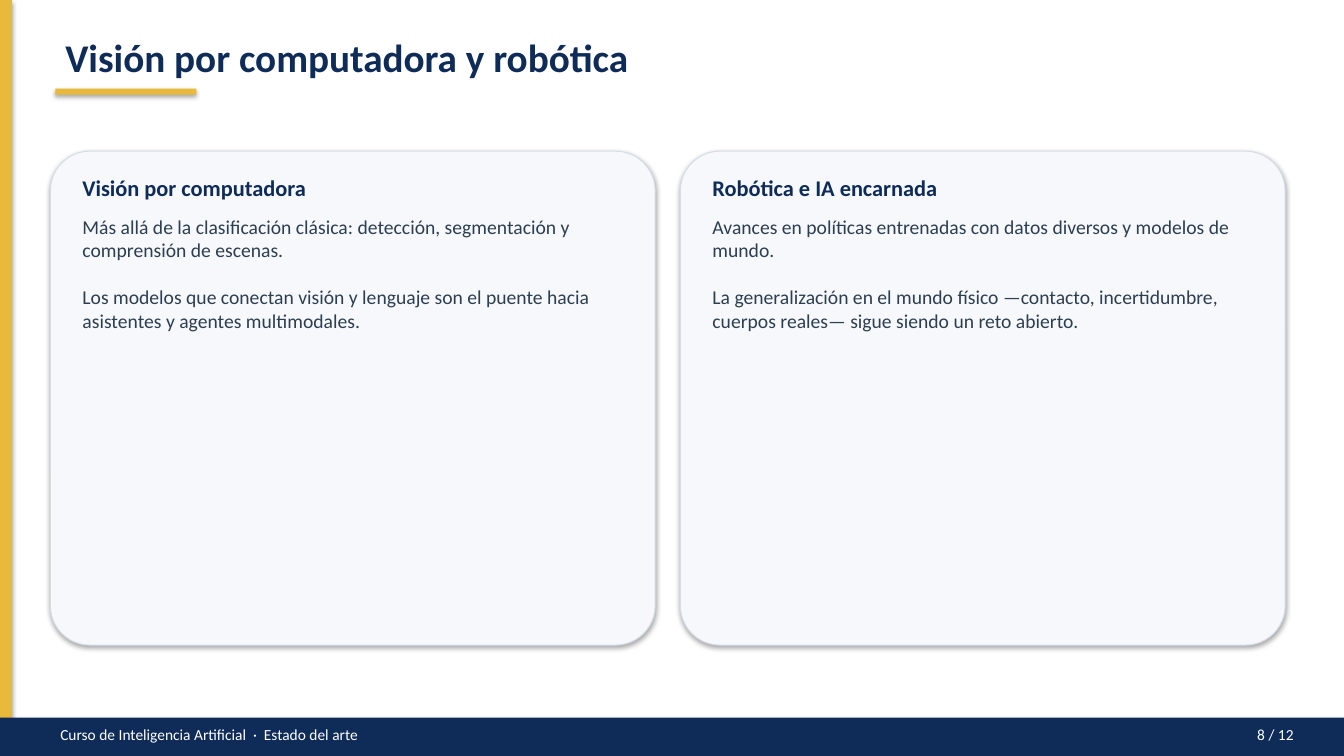
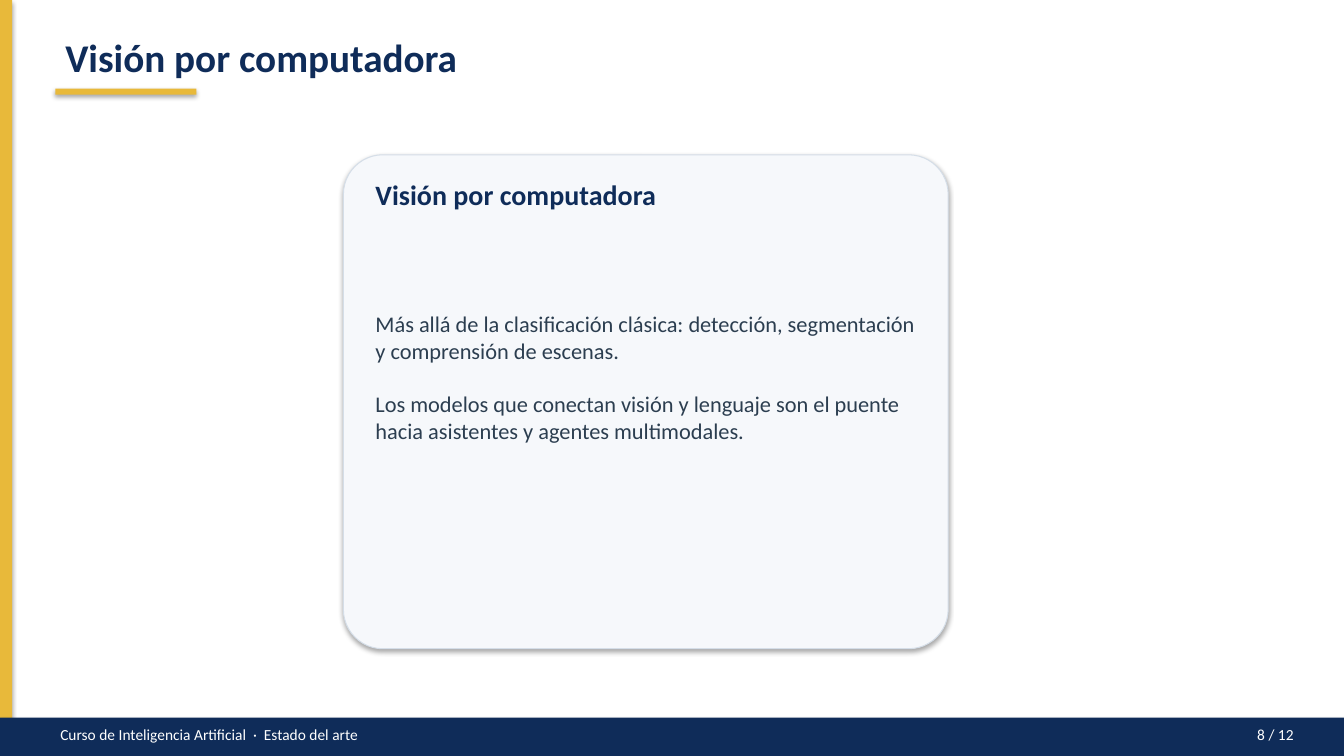
Before and after one commit to S-Shino-S/Inteligencia_Artificial-VictorUc, a slide deck: slide 7 of Conceptos Básicos de IA/PPTXs/estado-del-arte.pptx. Drawn at 1344x756 pixels with LibreOffice and Linux fonts; fonts in the diff are those of the drawing. Boxes give left, top, right and bottom in pixels: in the first picture for what was removed or moved away, otherwise in the second. Text is boxed around its words. In the diff, an @@ line names an element or a change of style, - is before the commit and + after.

```diff
--- a/Conceptos Básicos de IA/PPTXs/estado-del-arte.pptx
+++ b/Conceptos Básicos de IA/PPTXs/estado-del-arte.pptx
@@ text at (65, 44, 457, 78): text changed @@
-Visión por computadora y robótica
+Visión por computadora
@@ rounded rectangle: place and size @@
-rounded rectangle at (50, 151, 655, 645)
+rounded rectangle at (344, 155, 949, 649)
@@ text "Visión por computadora": place and size @@
-text "Visión por computadora" at (82, 180, 305, 200)
+text "Visión por computadora" at (375, 185, 656, 210)
@@ text "Visión por computadora" at (375, 185, 656, 210): size 16 to 20 pt @@
@@ rounded rectangle removed at (681, 151, 1286, 645) @@
@@ text removed at (712, 180, 937, 196) @@
-Robótica e IA encarnada
@@ text removed at (712, 220, 1229, 332) @@
-Avances en políticas entrenadas con datos diversos y modelos de mundo.
-La generalización en el mundo físico —contacto, incertidumbre, cuerpos reales— sigue siendo un reto abierto.
@@ text "Más allá de la clasificación ...": place and size @@
-text "Más allá de la clasificación ..." at (82, 220, 589, 332)
+text "Más allá de la clasificación ..." at (375, 316, 915, 443)
@@ text "Más allá de la clasificación ..." at (375, 316, 915, 443): size 14 to 16 pt @@
```
Also in this commit, not shown: 6 other slides changed, 2 slides added, 2 slides removed, 1 other file.
